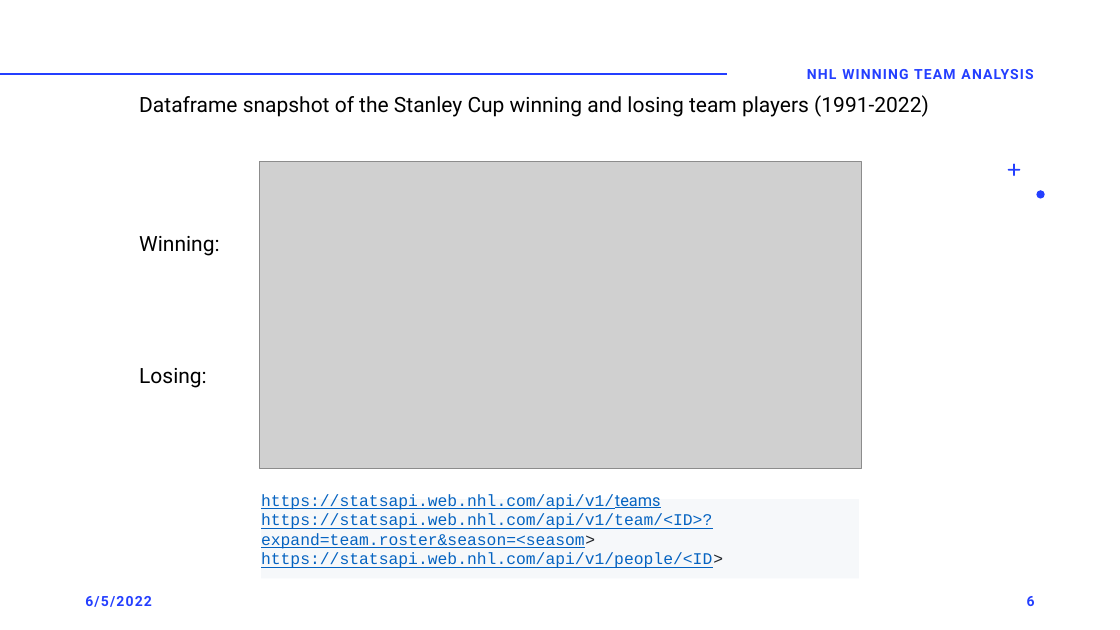
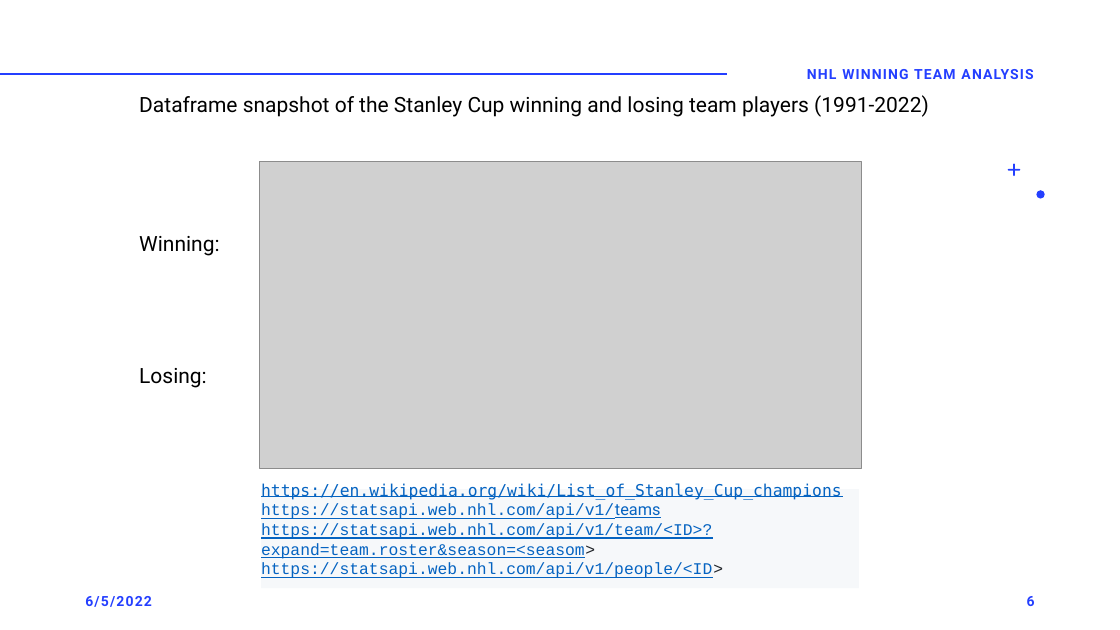
Before and after one commit to rbrennan55/project-sports-analytics-NHL, a slide deck: slide 6 of project-1-nhl.pptx. Drawn at 1120x630 pixels with LibreOffice and Linux fonts; fonts in the diff are those of the drawing; grey boxes stand for pictures. Boxes give left, top, right and bottom in pixels: in the first picture for what was removed or moved away, otherwise in the second. Text is boxed around its words. In the diff, an @@ line names an element or a change of style, - is before the commit and + after.

Commit message:
added link to slide 6

```diff
--- a/project-1-nhl.pptx
+++ b/project-1-nhl.pptx
@@ text in rectangle at [261, 483, 842, 500]: paragraph added @@
+https://en.wikipedia.org/wiki/List_of_Stanley_Cup_champions
@@ rectangle "https://en.wikipedia.org/wiki/List_of_Stanley_Cup_champions": place and size @@
-rectangle "https://en.wikipedia.org/wiki/List_of_Stanley_Cup_champions" at [261, 499, 860, 578]
+rectangle "https://en.wikipedia.org/wiki/List_of_Stanley_Cup_champions" at [261, 489, 860, 588]
```
Also in this commit, not shown: 1 other slide changed.
